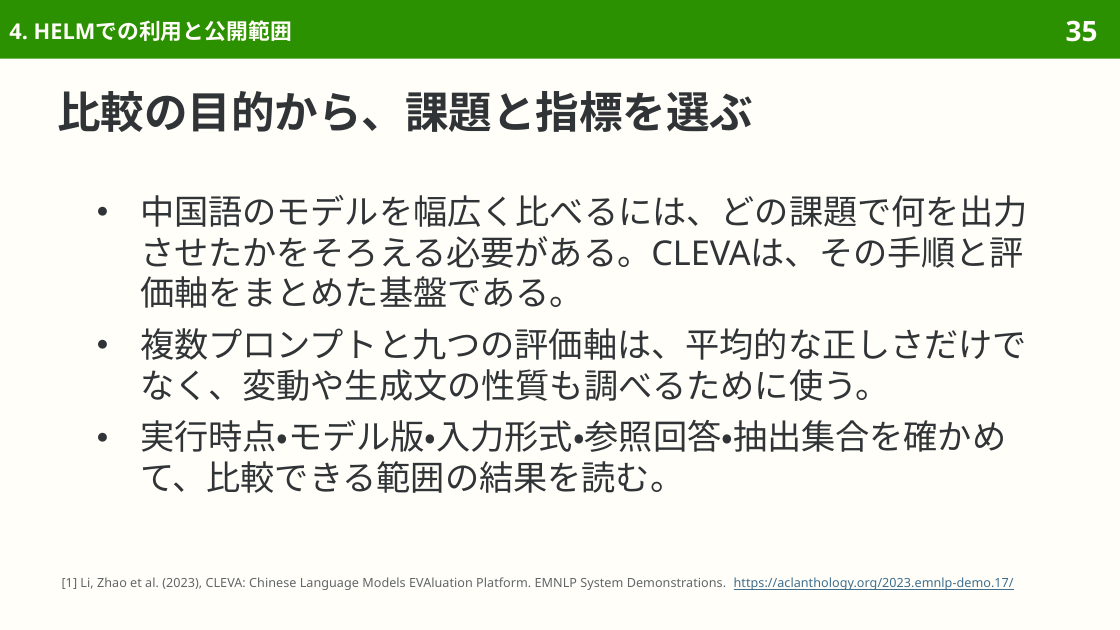
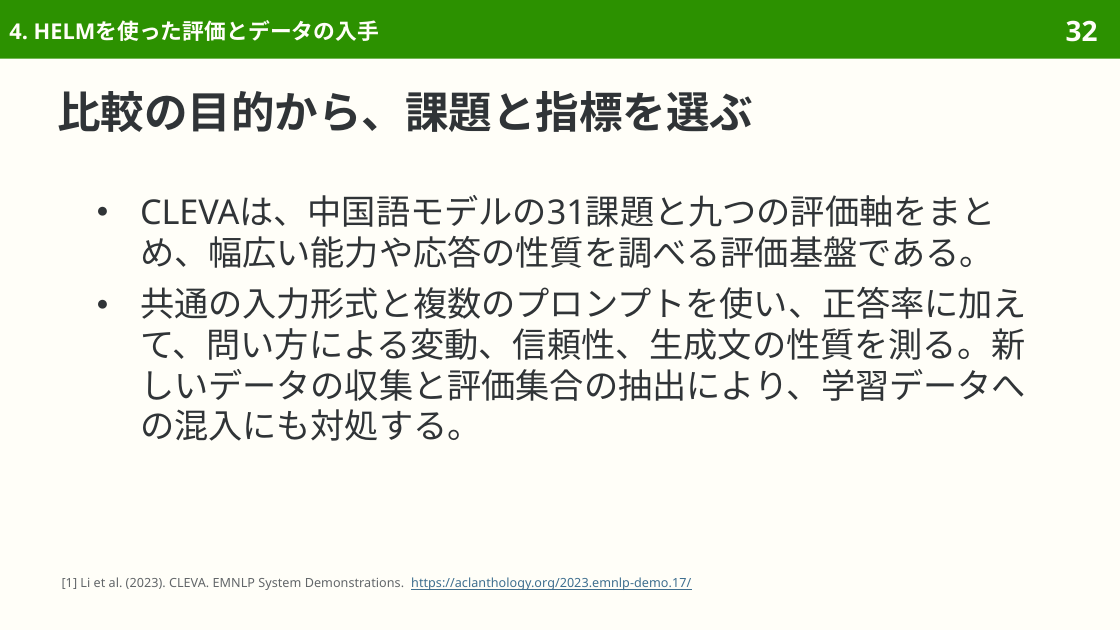
Before and after one commit to sasakiy84/datasets-in-10-minutes, a slide deck: slide 32 of slides/datasets-in-10-minutes-cleva.pptx (slide 35 before the commit). Drawn at 1120x630 pixels with LibreOffice and Linux fonts; fonts in the diff are those of the drawing. Boxes give left, top, right and bottom in pixels: in the first picture for what was removed or moved away, otherwise in the second. Text is boxed around its words. In the diff, an @@ line names an element or a change of style, - is before the commit and + after.

Commit message:
Explain CLEVA evaluation naturally and remove production-level details

```diff
--- a/slides/datasets-in-10-minutes-cleva.pptx
+++ b/slides/datasets-in-10-minutes-cleva.pptx
@@ title at (x1=9, y1=20, x2=379, y2=41): text changed @@
-4. HELMでの利用と公開範囲
+4. HELMを使った評価とデータの入手
@@ page number at (x1=1066, y1=20, x2=1098, y2=42): text changed @@
-35
+32
@@ text at (x1=140, y1=195, x2=1027, y2=441): text changed @@
-● 中国語のモデルを幅広く比べるには、どの課題で何を出力させたかをそろえる必要がある。CLEVAは、その手順と評価軸をまとめた基盤である。
-● 複数プロンプトと九つの評価軸は、平均的な正しさだけでなく、変動や生成文の性質も調べるために使う。
-● 実行時点・モデル版・入力形式・参照回答・抽出集合を確かめて、比較できる範囲の結果を読む。
+● CLEVAは、中国語モデルの31課題と九つの評価軸をまとめ、幅広い能力や応答の性質を調べる評価基盤である。
+● 共通の入力形式と複数のプロンプトを使い、正答率に加えて、問い方による変動、信頼性、生成文の性質を測る。新しいデータの収集と評価集合の抽出により、学習データへの混入にも対処する。
@@ text at (x1=62, y1=577, x2=691, y2=590): text changed @@
-[1] Li, Zhao et al. (2023), CLEVA: Chinese Language Models EVAluation Platform. EMNLP System Demonstrations. https://aclanthology.org/2023.emnlp-demo.17/
+[1] Li et al. (2023). CLEVA. EMNLP System Demonstrations. https://aclanthology.org/2023.emnlp-demo.17/
```
Also in this commit, not shown: 51 other slides changed, 4 slides removed, 40 other files.
